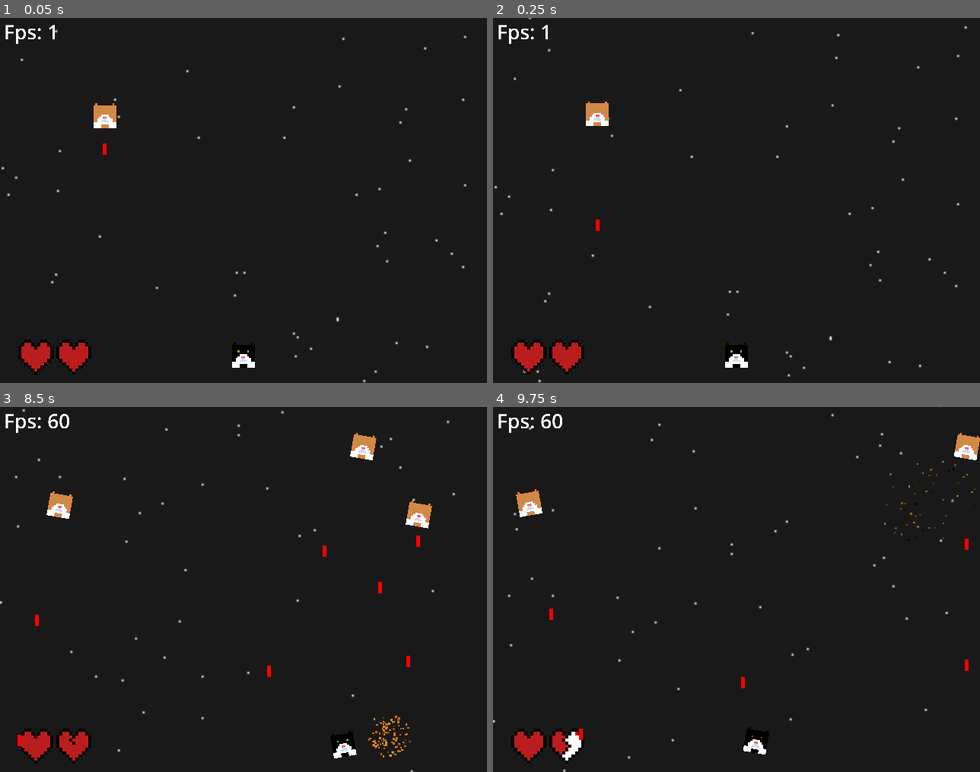
Above: before the commit, frames 1-4 (two rows, left to right).
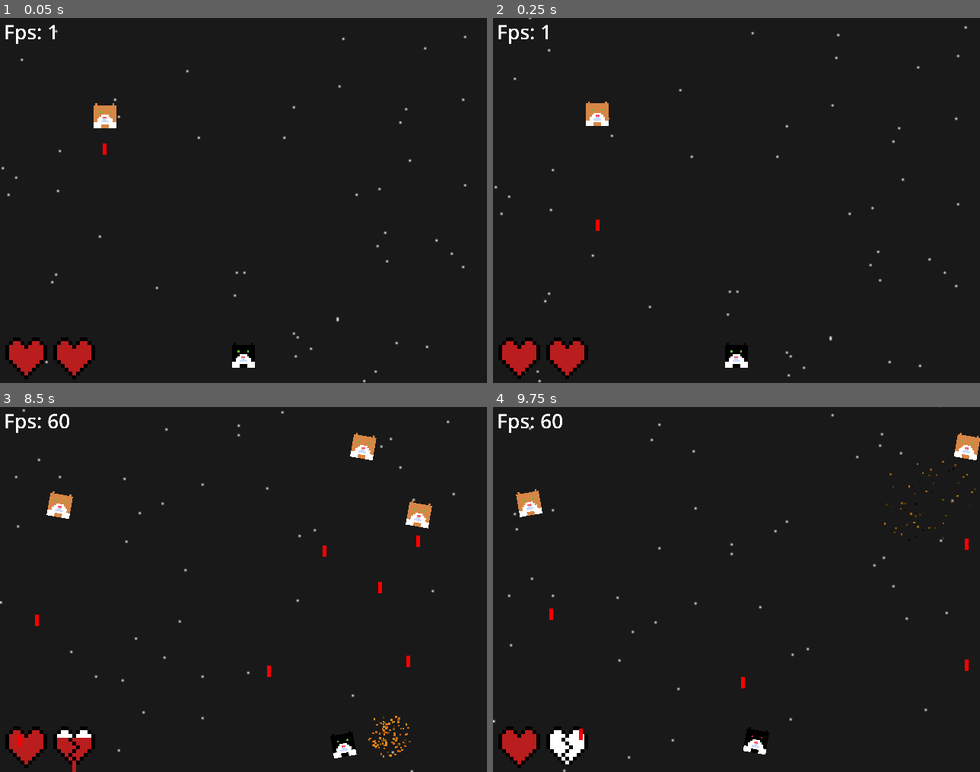
Above: after the commit, the same moments.

Repository: mrborghini/cat-game
Game: Godot game, scene res://scenes/main.tscn
The game is run twice, just before and just after one commit, with the same random seed, the same clock (stepped at 60 frames per second) and the same inputs.
Inputs (mouse positions are in pixels of both pictures, inside the frame that each line leads up to):
- Up to frame 1 (0.05 s): no input
- Up to frame 2 (0.25 s): no input
- Up to frame 3 (8.5 s): move the mouse to (68, 421) at 0.52 s; hold D (right) 0.53-1.28 s; click (68, 421) at 0.6 s; move the mouse to (146, 607) at 1.27 s; hold A (left) 1.28-2.03 s; click (146, 607) at 1.35 s; move the mouse to (292, 509) at 2.02 s; hold D (right) 2.03-3.53 s; click (292, 509) at 2.1 s; move the mouse to (219, 662) at 2.77 s; click (219, 662) at 2.85 s; move the mouse to (389, 644) at 3.52 s; hold A (left) 3.53-5.78 s; click (389, 644) at 3.6 s; move the mouse to (97, 534) at 4.27 s; click (97, 534) at 4.35 s; move the mouse to (267, 589) at 5.02 s; click (267, 589) at 5.1 s; move the mouse to (170, 498) at 5.77 s; hold D (right) 5.78-8.03 s; click (170, 498) at 5.85 s; move the mouse to (350, 571) at 6.52 s; click (350, 571) at 6.6 s; move the mouse to (146, 607) at 7.27 s; click (146, 607) at 7.35 s; move the mouse to (292, 509) at 8.02 s; hold A (left) from 8.03 s (still down); click (292, 509) at 8.1 s
- Up to frame 4 (9.75 s): move the mouse to (712, 662) at 8.77 s; click (712, 662) at 8.85 s; move the mouse to (882, 644) at 9.52 s; release A (left) at 9.53 s; hold D (right) from 9.53 s (still down); click (882, 644) at 9.6 s

The runs differ from the first frame. In frame 1, 0.9% of the frame differs, in the area x 1-20%, y 87-99%; in frame 2, 0.9%; in frame 3, 0.9%; in frame 4, 1.0%.

Commit message:
Changed animation

Diff:
--- a/scenes/hearts.tscn
+++ b/scenes/hearts.tscn
@@ -1,58 +1,82 @@
-[gd_scene load_steps=17 format=3 uid="uid://dfoc4fy3x0dho"]
+[gd_scene load_steps=23 format=3 uid="uid://dfoc4fy3x0dho"]
 
-[ext_resource type="Texture2D" uid="uid://ly77xhpvprk5" path="res://sprites/heart.png" id="1_gfed8"]
+[ext_resource type="Texture2D" uid="uid://d2kkngaoq41f3" path="res://sprites/heart.png" id="1_gfed8"]
 
-[sub_resource type="AtlasTexture" id="AtlasTexture_lhuvr"]
+[sub_resource type="AtlasTexture" id="AtlasTexture_vg82u"]
 atlas = ExtResource("1_gfed8")
 region = Rect2(0, 0, 16, 16)
 
-[sub_resource type="AtlasTexture" id="AtlasTexture_by1u6"]
+[sub_resource type="AtlasTexture" id="AtlasTexture_8n67l"]
 atlas = ExtResource("1_gfed8")
 region = Rect2(16, 0, 16, 16)
 
-[sub_resource type="AtlasTexture" id="AtlasTexture_4rnpq"]
+[sub_resource type="AtlasTexture" id="AtlasTexture_w8h37"]
 atlas = ExtResource("1_gfed8")
 region = Rect2(32, 0, 16, 16)
 
-[sub_resource type="AtlasTexture" id="AtlasTexture_hxc1x"]
+[sub_resource type="AtlasTexture" id="AtlasTexture_hdecg"]
 atlas = ExtResource("1_gfed8")
 region = Rect2(48, 0, 16, 16)
 
-[sub_resource type="AtlasTexture" id="AtlasTexture_b0eho"]
+[sub_resource type="AtlasTexture" id="AtlasTexture_27my7"]
 atlas = ExtResource("1_gfed8")
 region = Rect2(64, 0, 16, 16)
 
-[sub_resource type="AtlasTexture" id="AtlasTexture_ooha2"]
+[sub_resource type="AtlasTexture" id="AtlasTexture_36tac"]
 atlas = ExtResource("1_gfed8")
 region = Rect2(80, 0, 16, 16)
 
-[sub_resource type="AtlasTexture" id="AtlasTexture_ky3mv"]
+[sub_resource type="AtlasTexture" id="AtlasTexture_a6ktx"]
 atlas = ExtResource("1_gfed8")
 region = Rect2(96, 0, 16, 16)
 
-[sub_resource type="AtlasTexture" id="AtlasTexture_3s6ob"]
+[sub_resource type="AtlasTexture" id="AtlasTexture_8m72d"]
 atlas = ExtResource("1_gfed8")
 region = Rect2(112, 0, 16, 16)
 
-[sub_resource type="AtlasTexture" id="AtlasTexture_bxgd3"]
+[sub_resource type="AtlasTexture" id="AtlasTexture_ks8oo"]
 atlas = ExtResource("1_gfed8")
 region = Rect2(128, 0, 16, 16)
 
-[sub_resource type="AtlasTexture" id="AtlasTexture_le56y"]
+[sub_resource type="AtlasTexture" id="AtlasTexture_edcuf"]
 atlas = ExtResource("1_gfed8")
 region = Rect2(144, 0, 16, 16)
 
-[sub_resource type="AtlasTexture" id="AtlasTexture_bruyp"]
+[sub_resource type="AtlasTexture" id="AtlasTexture_ob487"]
 atlas = ExtResource("1_gfed8")
 region = Rect2(160, 0, 16, 16)
 
-[sub_resource type="AtlasTexture" id="AtlasTexture_uxab0"]
+[sub_resource type="AtlasTexture" id="AtlasTexture_8738v"]
 atlas = ExtResource("1_gfed8")
 region = Rect2(176, 0, 16, 16)
 
-[sub_resource type="AtlasTexture" id="AtlasTexture_jc55s"]
+[sub_resource type="AtlasTexture" id="AtlasTexture_6lkaq"]
 atlas = ExtResource("1_gfed8")
 region = Rect2(192, 0, 16, 16)
+
+[sub_resource type="AtlasTexture" id="AtlasTexture_fb42u"]
+atlas = ExtResource("1_gfed8")
+region = Rect2(208, 0, 16, 16)
+
+[sub_resource type="AtlasTexture" id="AtlasTexture_6vaf3"]
+atlas = ExtResource("1_gfed8")
+region = Rect2(224, 0, 16, 16)
+
+[sub_resource type="AtlasTexture" id="AtlasTexture_6tun4"]
+atlas = ExtResource("1_gfed8")
+region = Rect2(240, 0, 16, 16)
+
+[sub_resource type="AtlasTexture" id="AtlasTexture_i4wmq"]
+atlas = ExtResource("1_gfed8")
+region = Rect2(256, 0, 16, 16)
+
+[sub_resource type="AtlasTexture" id="AtlasTexture_1kq5h"]
+atlas = ExtResource("1_gfed8")
+region = Rect2(272, 0, 16, 16)
+
+[sub_resource type="AtlasTexture" id="AtlasTexture_mfutn"]
+atlas = ExtResource("1_gfed8")
+region = Rect2(288, 0, 16, 16)
 
 [sub_resource type="AtlasTexture" id="AtlasTexture_j1h1e"]
 atlas = ExtResource("1_gfed8")
@@ -62,47 +86,65 @@
 animations = [{
 "frames": [{
 "duration": 1.0,
-"texture": SubResource("AtlasTexture_lhuvr")
+"texture": SubResource("AtlasTexture_vg82u")
 }, {
 "duration": 1.0,
-"texture": SubResource("AtlasTexture_by1u6")
+"texture": SubResource("AtlasTexture_8n67l")
 }, {
 "duration": 1.0,
-"texture": SubResource("AtlasTexture_4rnpq")
+"texture": SubResource("AtlasTexture_w8h37")
 }, {
 "duration": 1.0,
-"texture": SubResource("AtlasTexture_hxc1x")
+"texture": SubResource("AtlasTexture_hdecg")
 }, {
 "duration": 1.0,
-"texture": SubResource("AtlasTexture_b0eho")
+"texture": SubResource("AtlasTexture_27my7")
 }, {
 "duration": 1.0,
-"texture": SubResource("AtlasTexture_ooha2")
+"texture": SubResource("AtlasTexture_36tac")
 }, {
 "duration": 1.0,
-"texture": SubResource("AtlasTexture_ky3mv")
+"texture": SubResource("AtlasTexture_a6ktx")
 }, {
 "duration": 1.0,
-"texture": SubResource("AtlasTexture_3s6ob")
+"texture": SubResource("AtlasTexture_8m72d")
 }, {
 "duration": 1.0,
-"texture": SubResource("AtlasTexture_bxgd3")
+"texture": SubResource("AtlasTexture_ks8oo")
 }, {
 "duration": 1.0,
-"texture": SubResource("AtlasTexture_le56y")
+"texture": SubResource("AtlasTexture_edcuf")
 }, {
 "duration": 1.0,
-"texture": SubResource("AtlasTexture_bruyp")
+"texture": SubResource("AtlasTexture_ob487")
 }, {
 "duration": 1.0,
-"texture": SubResource("AtlasTexture_uxab0")
+"texture": SubResource("AtlasTexture_8738v")
 }, {
 "duration": 1.0,
-"texture": SubResource("AtlasTexture_jc55s")
+"texture": SubResource("AtlasTexture_6lkaq")
+}, {
+"duration": 1.0,
+"texture": SubResource("AtlasTexture_fb42u")
+}, {
+"duration": 1.0,
+"texture": SubResource("AtlasTexture_6vaf3")
+}, {
+"duration": 1.0,
+"texture": SubResource("AtlasTexture_6tun4")
+}, {
+"duration": 1.0,
+"texture": SubResource("AtlasTexture_i4wmq")
+}, {
+"duration": 1.0,
+"texture": SubResource("AtlasTexture_1kq5h")
+}, {
+"duration": 1.0,
+"texture": SubResource("AtlasTexture_mfutn")
 }],
 "loop": false,
 "name": &"damage",
-"speed": 5.0
+"speed": 20.0
 }, {
 "frames": [{
 "duration": 1.0,
@@ -115,6 +157,6 @@
 
 [node name="Hearts" type="AnimatedSprite2D"]
 texture_filter = 1
-scale = Vector2(1.67187, 1.67187)
+scale = Vector2(2, 2)
 sprite_frames = SubResource("SpriteFrames_xc5q7")
 animation = &"damage"
--- a/scenes/main.tscn
+++ b/scenes/main.tscn
@@ -25,8 +25,8 @@
 [node name="Player" parent="." instance=ExtResource("1_2werf")]
 position = Vector2(0, 82)
 heart_sprite = ExtResource("7_n8ms2")
-heart_pos = Vector2(-110, 80)
-heart_margin = 20.0
+heart_pos = Vector2(-115, 80)
+heart_margin = 25.0
 
 [node name="Walls" type="StaticBody2D" parent="."]
 
Binary file changed: sprites/heart.png
Not shown, changed: sprites/heart.png.import
